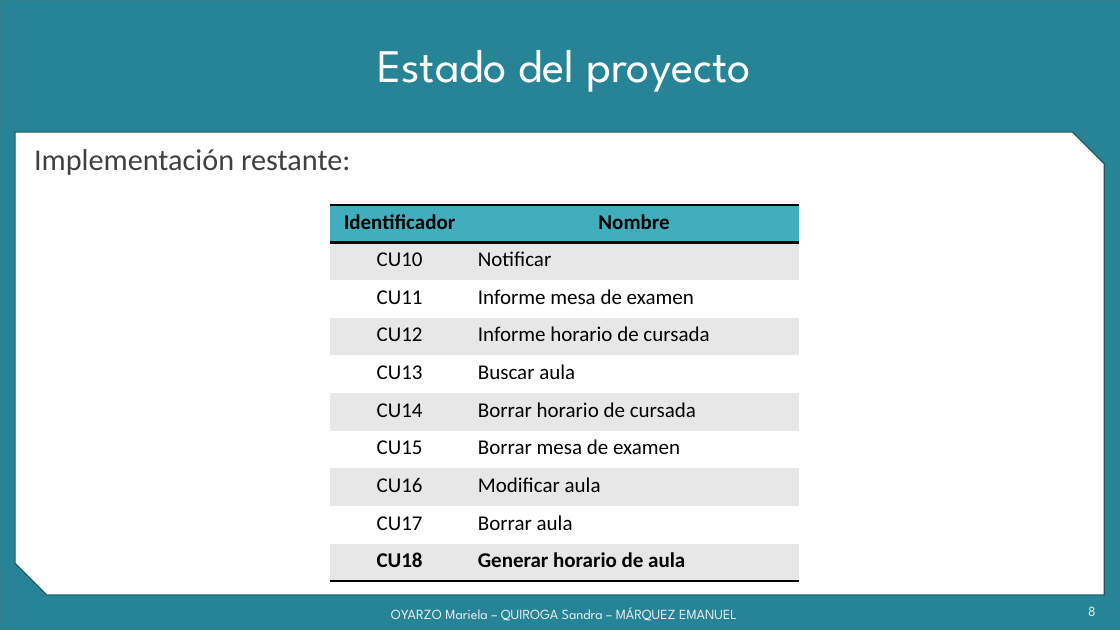
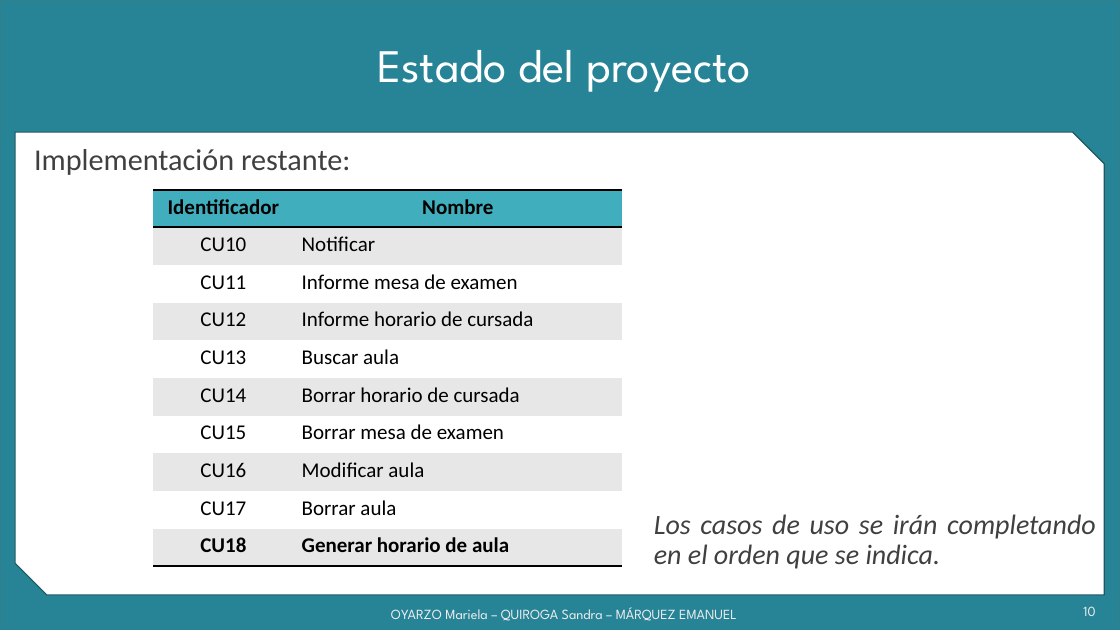
Before and after one commit to grupoyenu/yenu, a slide deck: slide 10 of 08. Presentaciones/Presentación 9 - 31.08.18.pptx (slide 8 before the commit). Drawn at 1120x630 pixels with LibreOffice and Linux fonts; fonts in the diff are those of the drawing; background and template pictures are left out. Boxes give left, top, right and bottom in pixels: in the first picture for what was removed or moved away, otherwise in the second. Text is boxed around its words. In the diff, an @@ line names an element or a change of style, - is before the commit and + after.

```diff
--- a/08. Presentaciones/Presentación 9 - 31.08.18.pptx
+++ b/08. Presentaciones/Presentación 9 - 31.08.18.pptx
@@ table: place and size @@
-table at [329,205,798,581]
+table at [154,190,623,566]
@@ text added at [654,514,1096,569], 24 pt, text #404040, italic @@
+Los casos de uso se irán completando en el orden que se indica.
@@ page number at [1083,606,1095,616]: text changed @@
-8
+10
```
Also in this commit, not shown: 10 other slides changed, 2 slides added.
